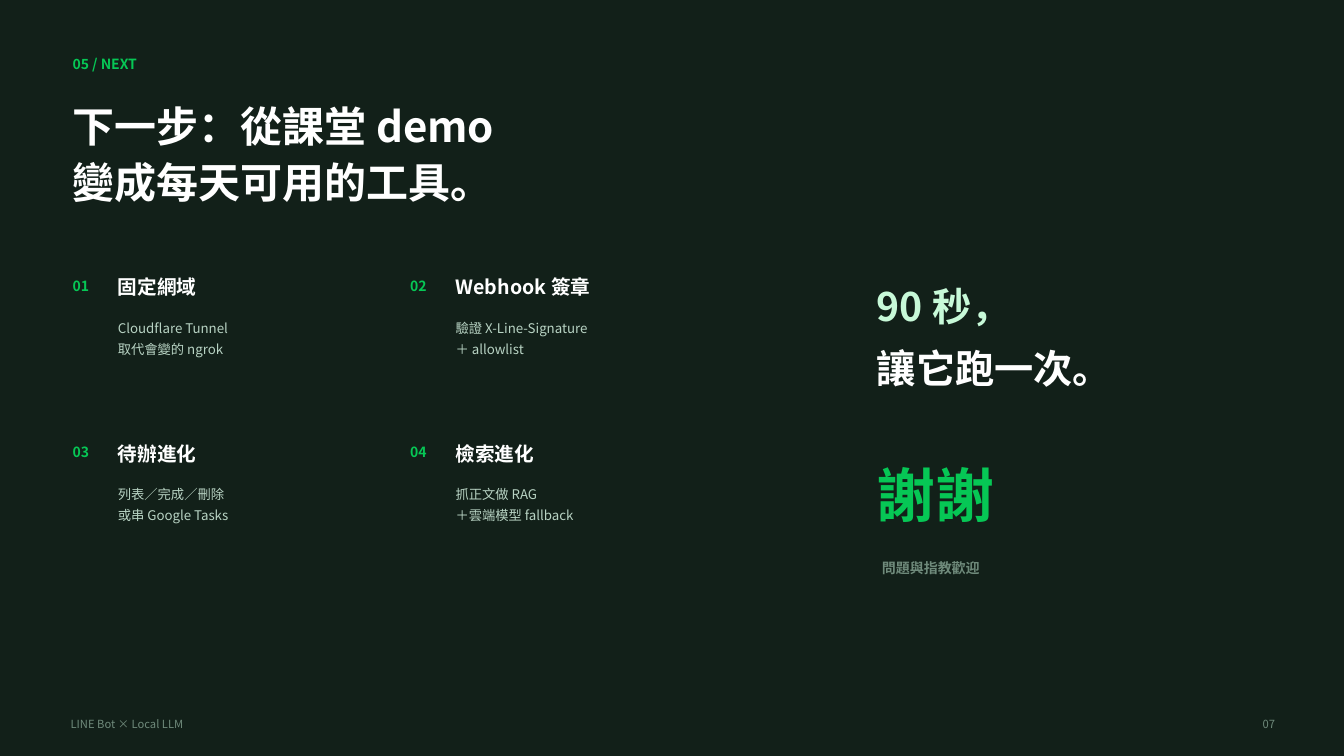
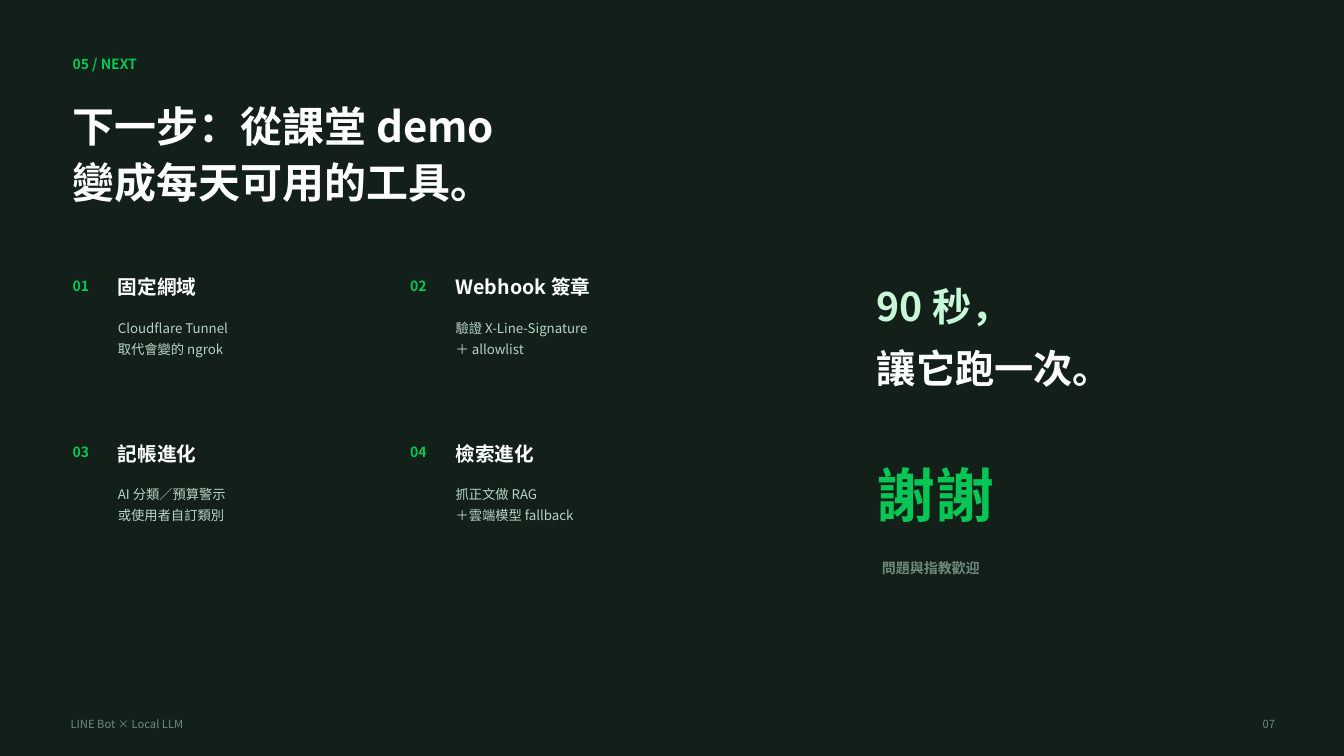
Before and after one commit to 411512015-jpg/line-bot-ollama, a slide deck: slide 7 of docs/期中展示.pptx. Drawn at 1344x756 pixels with LibreOffice and Linux fonts; fonts in the diff are those of the drawing. Boxes give left, top, right and bottom in pixels: in the first picture for what was removed or moved away, otherwise in the second. Text is boxed around its words. In the diff, an @@ line names an element or a change of style, - is before the commit and + after.

```diff
--- a/docs/期中展示.pptx
+++ b/docs/期中展示.pptx
@@ text at (118, 444, 196, 463): text changed @@
-待辦進化
+記帳進化
@@ text at (118, 488, 226, 521): text changed @@
-列表／完成／刪除
-或串 Google Tasks
+AI 分類／預算警示
+或使用者自訂類別
```
Also in this commit, not shown: 4 other slides changed, 23 other files.
